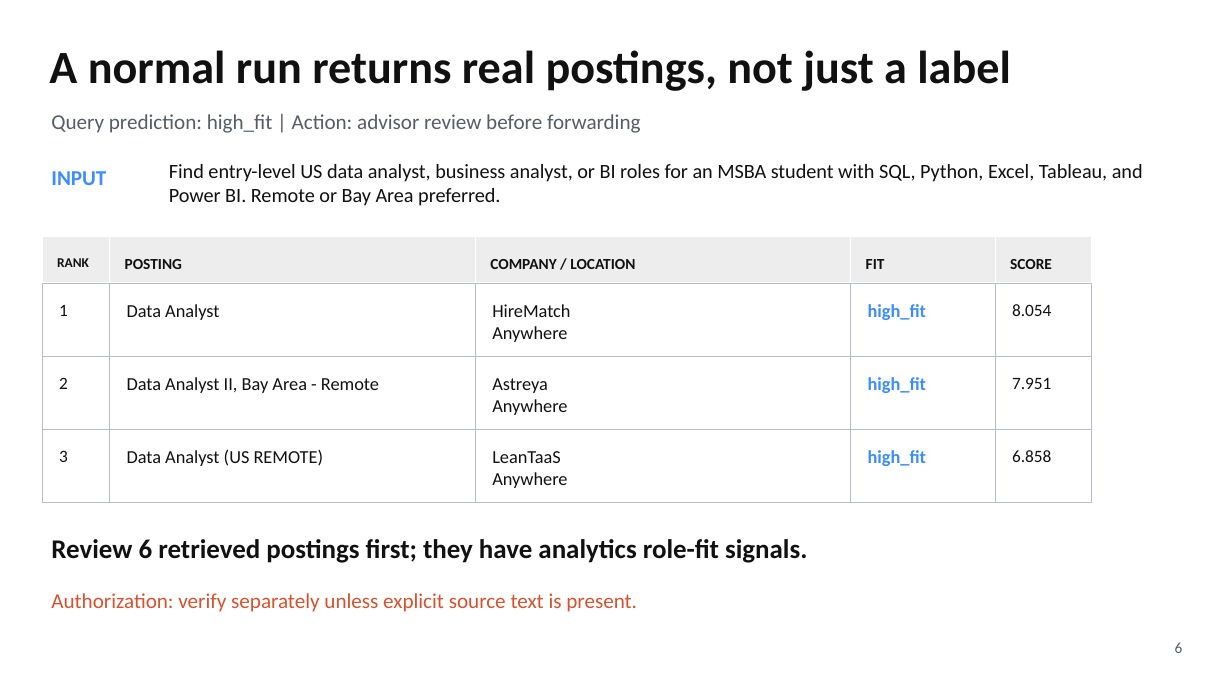
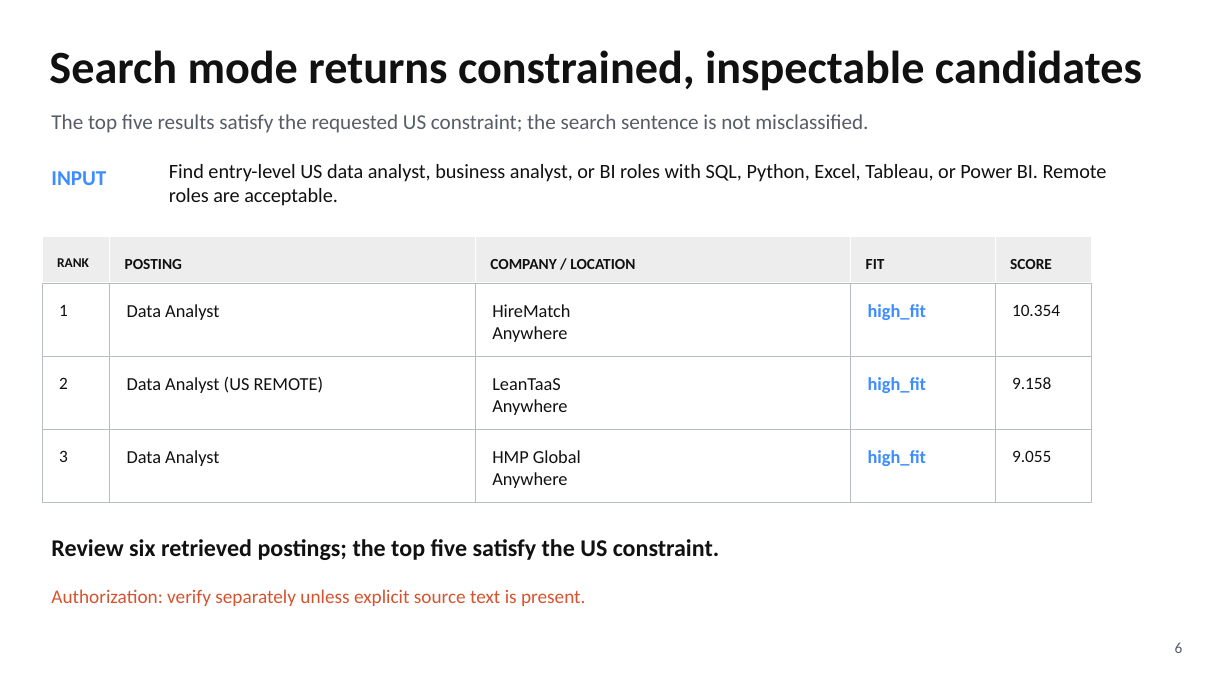
Before and after one commit to Kongbai815/job-matching-nlp, a slide deck: slide 6 of slides/MSBA_Job_Matching_Final_Deck.pptx. Drawn at 1232x693 pixels with LibreOffice and Linux fonts; fonts in the diff are those of the drawing. Boxes give left, top, right and bottom in pixels: in the first picture for what was removed or moved away, otherwise in the second. Text is boxed around its words. In the diff, an @@ line names an element or a change of style, - is before the commit and + after.

```diff
--- a/slides/MSBA_Job_Matching_Final_Deck.pptx
+++ b/slides/MSBA_Job_Matching_Final_Deck.pptx
@@ text at [49, 50, 1142, 91]: text changed @@
-A normal run returns real postings, not just a label
+Search mode returns constrained, inspectable candidates
@@ text at [51, 114, 868, 133]: text changed @@
-Query prediction: high_fit | Action: advisor review before forwarding
+The top five results satisfy the requested US constraint; the search sentence is not misclassified.
@@ text at [169, 164, 1107, 206]: text changed @@
-Find entry-level US data analyst, business analyst, or BI roles for an MSBA student with SQL, Python, Excel, Tableau, and Power BI. Remote or Bay Area preferred.
+Find entry-level US data analyst, business analyst, or BI roles with SQL, Python, Excel, Tableau, or Power BI. Remote roles are acceptable.
@@ text at [1012, 304, 1060, 316]: text changed @@
-8.054
+10.354
@@ text at [127, 376, 324, 393]: text changed @@
-Data Analyst II, Bay Area - Remote
+Data Analyst (US REMOTE)
@@ text at [492, 378, 561, 390]: text changed @@
-Astreya
+LeanTaaS
@@ text at [1012, 377, 1051, 389]: text changed @@
-7.951
+9.158
@@ text at [127, 450, 219, 466]: text changed @@
-Data Analyst (US REMOTE)
+Data Analyst
@@ text at [492, 450, 581, 463]: text changed @@
-LeanTaaS
+HMP Global
@@ text at [1012, 450, 1051, 462]: text changed @@
-6.858
+9.055
@@ text at [51, 539, 719, 560]: text changed; size 21 to 18.8 pt @@
-Review 6 retrieved postings first; they have analytics role-fit signals.
+Review six retrieved postings; the top five satisfy the US constraint.
@@ text "Authorization: verify separately unless explicit ..." at [51, 589, 585, 606]: size 16.5 to 15 pt @@
```
Also in this commit, not shown: 6 other slides changed, 1 slide added, 1 slide removed, 34 other files.
